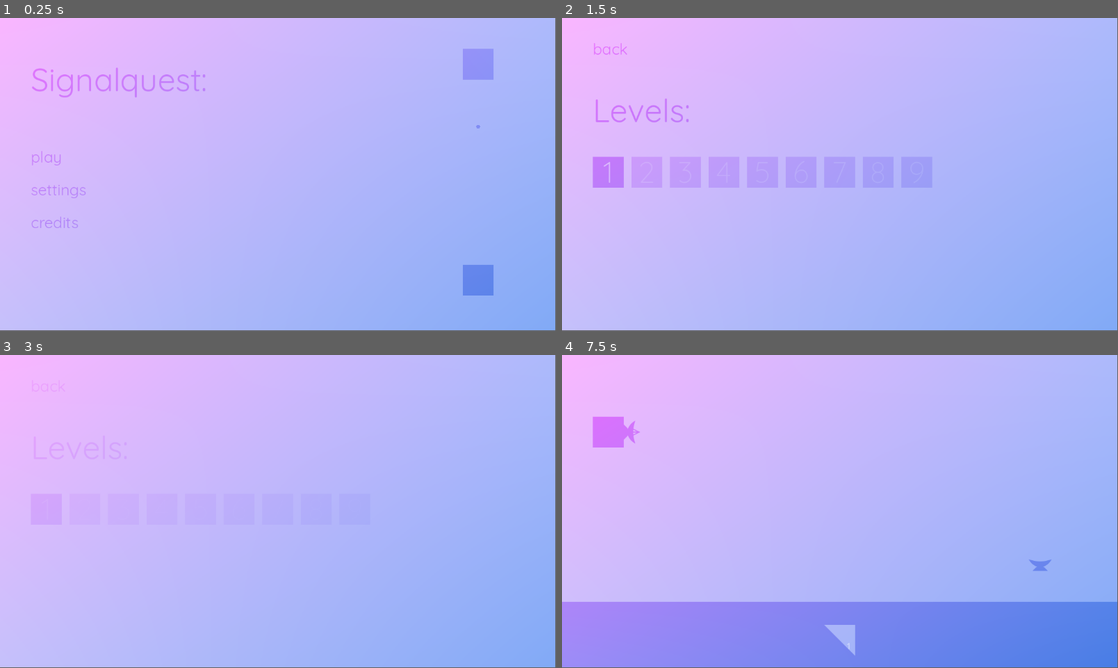
Above: before the commit, frames 1-4 (two rows, left to right).
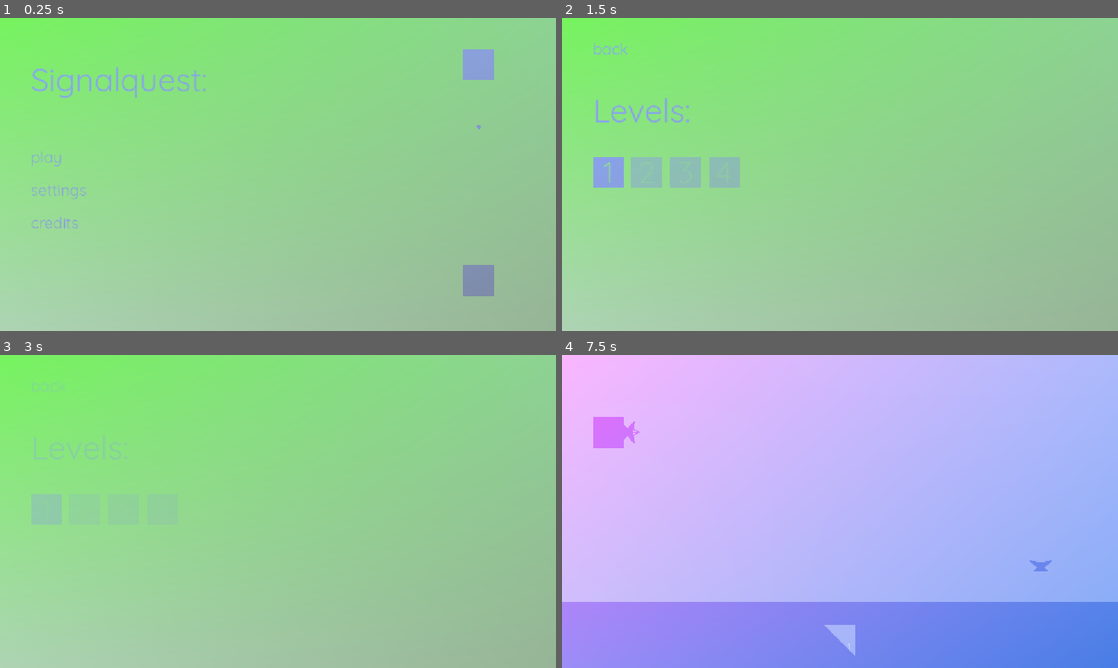
Above: after the commit, the same moments.

Repository: Username4D/signal_quest
Game: Godot game, scene res://scenes/main_menu.tscn
Two runs of this game, one before a commit and one after it. Both use one fixed random seed, a clock stepped at 60 frames per second and the inputs below.
Inputs (mouse positions are in pixels of both pictures, inside the frame that each line leads up to):
- Up to frame 1 (0.25 s): no input
- Up to frame 2 (1.5 s): click "play" at 0.5 s; click "4" at 1.25 s
- Up to frame 3 (3 s): click (200, 508) at 2 s, where only the run before the commit has a clickable "5"; click "back" at 2.75 s
- Up to frame 4 (7.5 s): click "play" at 3.5 s; click (801, 508) at 4.25 s, where only the run before the commit has a clickable "6"; click (840, 508) at 5 s, where only the run before the commit has a clickable "7"; click (878, 508) at 5.75 s, where only the run before the commit has a clickable "8"; click (917, 508) at 6.5 s, where only the run before the commit has a clickable "9"; click "1" at 7.25 s
In our replay, the window is 799x449 before the commit and 800x450 after it. These sizes can differ from the game's own. Grey fills any space a smaller window leaves; there, only what the larger window draws over its background counts as a difference.

The runs differ from the first frame. In frame 1, 100% of the frame differs, in the area x 0-100%, y 0-100%; in frame 2, 100%; in frame 3, 100%; in frame 4, 0.3%.

Commit message:
small change to level 4, added colors to main menu, enabled full screen

Diff:
--- a/project.godot
+++ b/project.godot
@@ -19,6 +19,10 @@
 gameplay_handler="*res://scripts/gameplay_handler.gd"
 audio_handler="*res://scripts/audio_handler.gd"
 save_manager="*res://scripts/save_manager.gd"
+
+[display]
+
+window/stretch/mode="canvas_items"
 
 [editor_plugins]
 
--- a/scenes/level_menu.tscn
+++ b/scenes/level_menu.tscn
@@ -86,21 +86,6 @@
 [node name="4" parent="content/level_button_lines" instance=ExtResource("4_teein")]
 layout_mode = 2
 
-[node name="5" parent="content/level_button_lines" instance=ExtResource("4_teein")]
-layout_mode = 2
-
-[node name="6" parent="content/level_button_lines" instance=ExtResource("4_teein")]
-layout_mode = 2
-
-[node name="7" parent="content/level_button_lines" instance=ExtResource("4_teein")]
-layout_mode = 2
-
-[node name="8" parent="content/level_button_lines" instance=ExtResource("4_teein")]
-layout_mode = 2
-
-[node name="9" parent="content/level_button_lines" instance=ExtResource("4_teein")]
-layout_mode = 2
-
 [node name="credits_back" type="Button" parent="content"]
 material = SubResource("ShaderMaterial_teein")
 custom_minimum_size = Vector2(0, 64)
--- a/scenes/levels/level_4.tscn
+++ b/scenes/levels/level_4.tscn
@@ -1,10 +1,11 @@
-[gd_scene load_steps=6 format=4 uid="uid://bf0nh3tpav0a8"]
+[gd_scene load_steps=7 format=4 uid="uid://bf0nh3tpav0a8"]
 
 [ext_resource type="PackedScene" uid="uid://dtrnsgpe5umma" path="res://scenes/level.tscn" id="1_ogj6a"]
 [ext_resource type="PackedScene" uid="uid://dgixjtqv1a8n8" path="res://scenes/finish.tscn" id="2_anwe6"]
 [ext_resource type="PackedScene" uid="uid://ca8af6w4i2btf" path="res://scenes/signal_emitter.tscn" id="3_rej77"]
 [ext_resource type="PackedScene" uid="uid://x4u5d6vrkaax" path="res://scenes/rotator.tscn" id="4_5vn0v"]
 [ext_resource type="PackedScene" uid="uid://3gg7kmtytfne" path="res://scenes/wall.tscn" id="5_anwe6"]
+[ext_resource type="PackedScene" uid="uid://dw036t4flpb1t" path="res://scenes/wall_angled.tscn" id="6_rej77"]
 
 [node name="level" instance=ExtResource("1_ogj6a")]
 inventory = {
@@ -17,13 +18,13 @@
 "signal_emitter": 0,
 "toggle_wall": 0,
 "wall": 0,
-"wall_angled": 2
+"wall_angled": 1
 }
 colors = [Color(0.52669173, 0.65582466, 1, 1), Color(0.5458729, 0.61849064, 0.89112717, 1), Color(0.549755, 0.6159427, 0.81313026, 1), Color(0.46993047, 0.5071304, 0.61382806, 1)]
 colorsbg = [Color(0.4625737, 0.95378536, 0.37052533, 1), Color(0.5519547, 0.8253211, 0.57563084, 1), Color(0.6796835, 0.829302, 0.7047896, 1), Color(0.5900883, 0.7053591, 0.58839554, 1)]
 
 [node name="static_gp_tilemap" parent="." index="0"]
-tile_map_data = PackedByteArray("AAAKAAgAAgAAAAAAAAAJAAgAAgA …(14624 unchanged characters)… AAAAAAAAPAAMAAgAAAAEAAAAAAAYAAgAAAAIAAAA=")
+tile_map_data = PackedByteArray("AAAKAAgAAgAAAAAAAAAJAAgAAgA …(14624 unchanged characters)… AAAAAAAAPAAMAAgAAAAEAAAAAAAYAAgAAAAIAAAAQAAMAAgABAAAAADA=")
 
 [node name="finish" parent="conversions" index="0" groups=["premade"] instance=ExtResource("2_anwe6")]
 position = Vector2(32, 416)
@@ -36,3 +37,7 @@
 
 [node name="wall" parent="conversions" index="3" groups=["premade"] instance=ExtResource("5_anwe6")]
 position = Vector2(32, 224)
+
+[node name="wall_angled" parent="conversions" index="4" groups=["premade"] instance=ExtResource("6_rej77")]
+position = Vector2(1056, 224)
+rotation = -3.1415925
--- a/scenes/main_menu.tscn
+++ b/scenes/main_menu.tscn
@@ -58,8 +58,8 @@
 
 [node name="main_menu" type="Node2D"]
 script = ExtResource("1_l6cm7")
-colors_schemes = [[Color(0.9500058, 0.40381473, 0.99999887,  …(96 unchanged characters)… r(0.28183243, 0.4905318, 0.89671236, 1)]]
-colors_schemes_bg = [[Color(0.9801126, 0.7137965, 1, 1), Col …(88 unchanged characters)… or(0.5054403, 0.66472226, 0.9643124, 1)]]
+colors_schemes = [[Color(0.9500058, 0.40381473, 0.99999887,  …(96 unchanged characters)… r(0.28183243, 0.4905318, 0.89671236, 1)], [Color(0.8540441, 0.30011666, 0.43793738, 1), Color(0.7367078, 0.4433475, 0.74626476, 1), Color(0.724719, 0.41475818, 0.5238514, 1), Color(0.78118783, 0.41310298, 0.40750295, 1)], [Color(0.73489356, 0.5367437, 0.6062484, 1), Color(0.5438378, 0.54334605, 0.6703409, 1), Color(0.4980091, 0.49074894, 0.83276993, 1), Color(0.27643448, 0.47399634, 0.8512462, 1)], [Color(0.52669173, 0.65582466, 1, 1), Color(0.5458729, 0.61849064, 0.89112717, 1), Color(0.549755, 0.6159427, 0.81313026, 1), Color(0.46993047, 0.5071304, 0.61382806, 1)]]
+colors_schemes_bg = [[Color(0.9801126, 0.7137965, 1, 1), Col …(88 unchanged characters)… or(0.5054403, 0.66472226, 0.9643124, 1)], [Color(1, 0.48676556, 0.53949845, 1), Color(0.8404837, 0.5120048, 0.7011792, 1), Color(0.8873855, 0.6336833, 0.6179513, 1), Color(0.92668915, 0.5673929, 0.38053983, 1)], [Color(0.8038404, 0.8454403, 0.6883006, 1), Color(0.5964813, 0.7992535, 0.7159726, 1), Color(0.5703579, 0.8361919, 0.8760885, 1), Color(0.36787078, 0.7091773, 0.9112785, 1)], [Color(0.4625737, 0.95378536, 0.37052533, 1), Color(0.5519547, 0.8253211, 0.57563084, 1), Color(0.6796835, 0.829302, 0.7047896, 1), Color(0.5900883, 0.7053591, 0.58839554, 1)]]
 
 [node name="MeshInstance2D" type="MeshInstance2D" parent="."]
 material = SubResource("ShaderMaterial_bqqt6")
